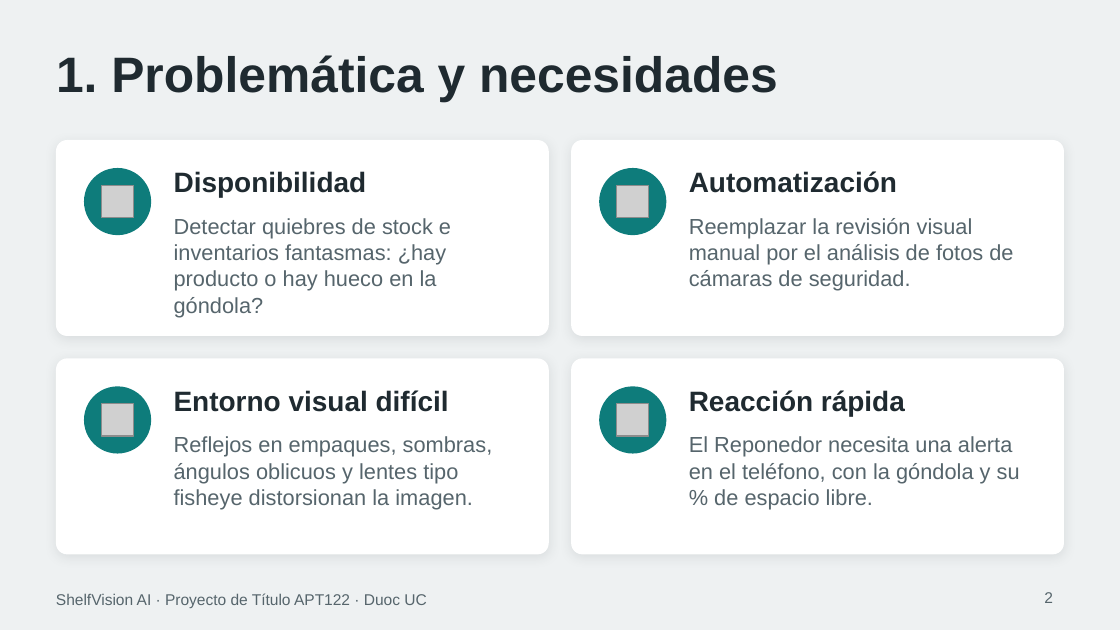
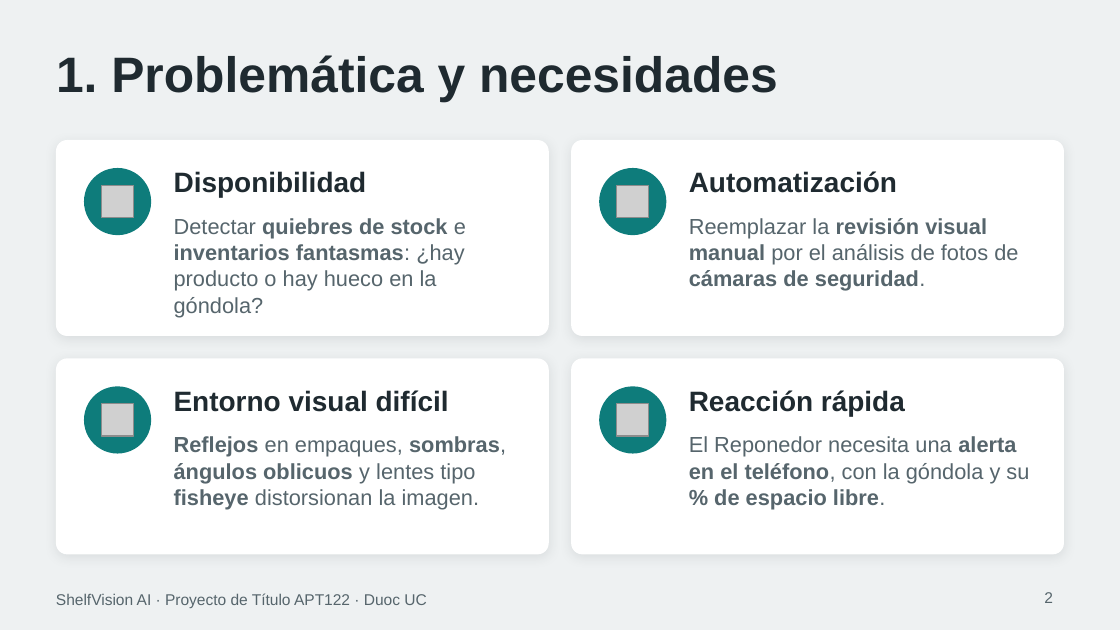
Before and after one commit to marcianabun/capstone, a slide deck: slide 2 of Fase 2/Evidencias Proyecto/Presentación Proyecto.pptx. Drawn at 1120x630 pixels with LibreOffice and Linux fonts; fonts in the diff are those of the drawing; grey boxes stand for pictures. Boxes give left, top, right and bottom in pixels: in the first picture for what was removed or moved away, otherwise in the second. Text is boxed around its words. In the diff, an @@ line names an element or a change of style, - is before the commit and + after.

Commit message:
docs: ajusta la presentación según el ensayo: alcance, datasets, negritas y logos (#107, #109)
Del ensayo del 2026-11-23: la lámina de alcance pasa a dos mitades (qué cubre y qué queda fuera) con frases cortas y el detalle en las notas; una lámina nueva con los 6 datasets y sus 37.887 fotos; negritas en las palabras clave; y logos en la lámina del stack. El diseño, las decisiones, los resultados y la retrospectiva no se cambian. La presentación pasa a 17 láminas. Revisada exportándola a PDF desde PowerPoint.

```diff
--- a/Fase 2/Evidencias Proyecto/Presentación Proyecto.pptx
+++ b/Fase 2/Evidencias Proyecto/Presentación Proyecto.pptx
@@ text "Detectar quiebres de stock e ..." at <box>174,218,466,317</box>: bold on in "quiebres de stock inventarios fantasmas:" @@
@@ text "Reemplazar la revisión visual manual ..." at <box>689,218,1018,291</box>: bold on in "revisión visual manual cámaras de seguridad." @@
@@ text "Reflejos en empaques, sombras, ángulos ..." at <box>174,436,506,510</box>: bold on in "Reflejos sombras, ángulos oblicuos fisheye" @@
@@ text "El Reponedor necesita una alerta ..." at <box>689,436,1029,510</box>: bold on in "alerta en el teléfono, % de espacio ..." @@
```
Also in this commit, not shown: 8 other slides changed, 1 slide added, 4 other files.
